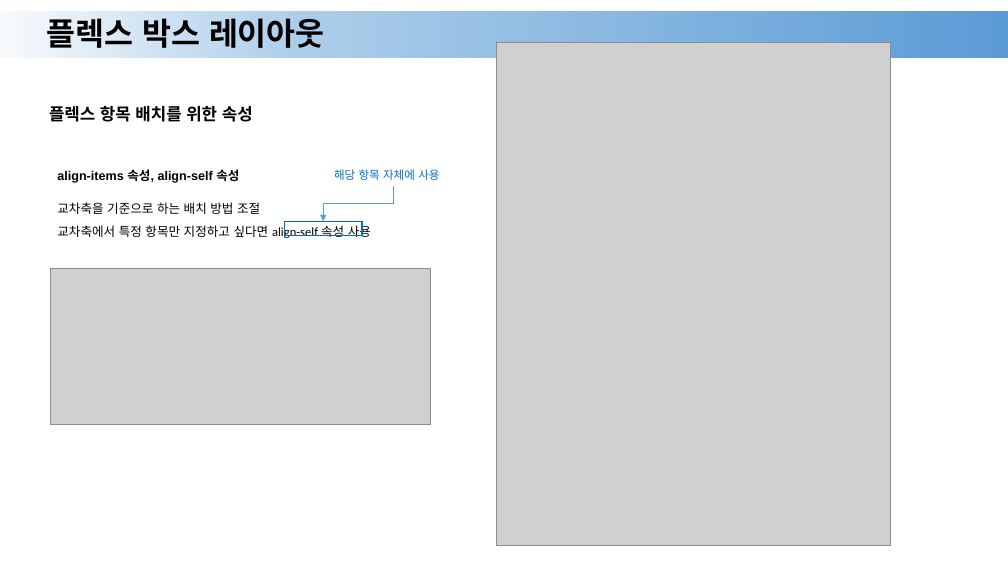
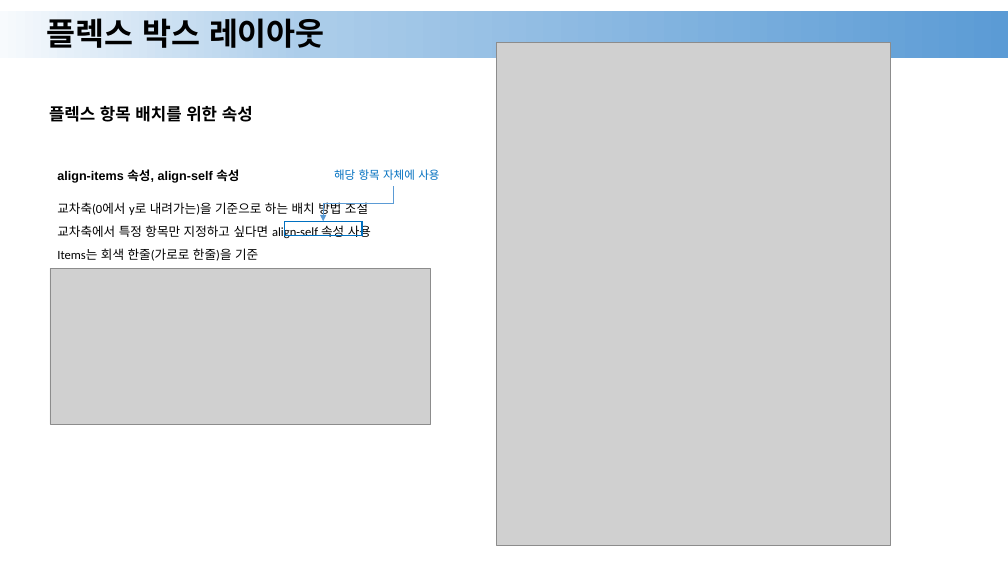
Before and after one commit to Nangnaa/html-css-javascript, a slide deck: slide 14 of HTML/ppt/12.pptx. Drawn at 1008x567 pixels with LibreOffice and Linux fonts; fonts in the diff are those of the drawing; grey boxes stand for pictures. Boxes give left, top, right and bottom in pixels: in the first picture for what was removed or moved away, otherwise in the second. Text is boxed around its words. In the diff, an @@ line names an element or a change of style, - is before the commit and + after.

```diff
--- a/HTML/ppt/12.pptx
+++ b/HTML/ppt/12.pptx
@@ text at [57, 202, 368, 217]: text changed @@
-교차축을 기준으로 하는 배치 방법 조절
+교차축(0에서 y로 내려가는)을 기준으로 하는 배치 방법 조절
@@ text at [57, 248, 258, 261]: paragraph added @@
+Items는 회색 한줄(가로로 한줄)을 기준
```
Also in this commit, not shown: 2 other slides changed, 5 other files.
